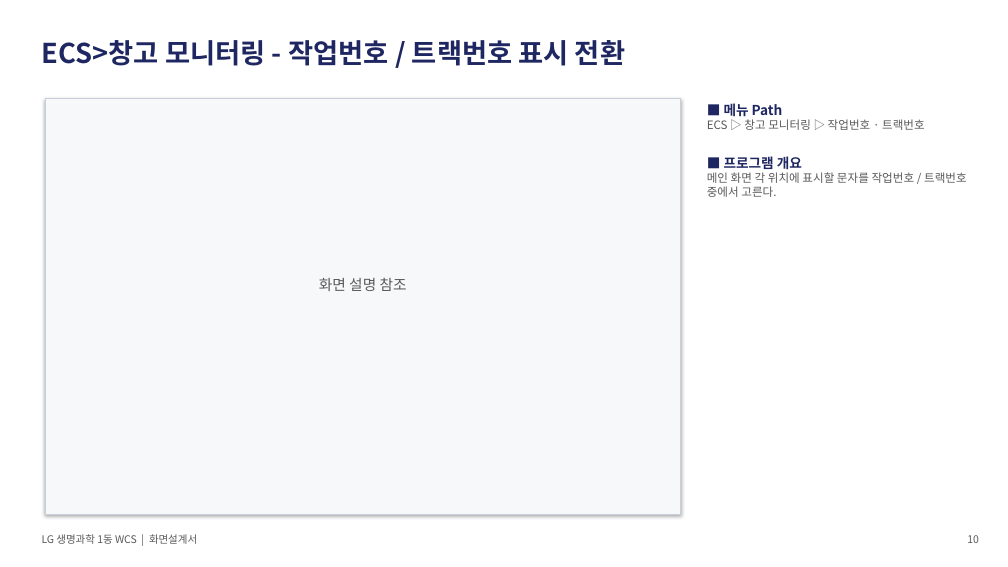
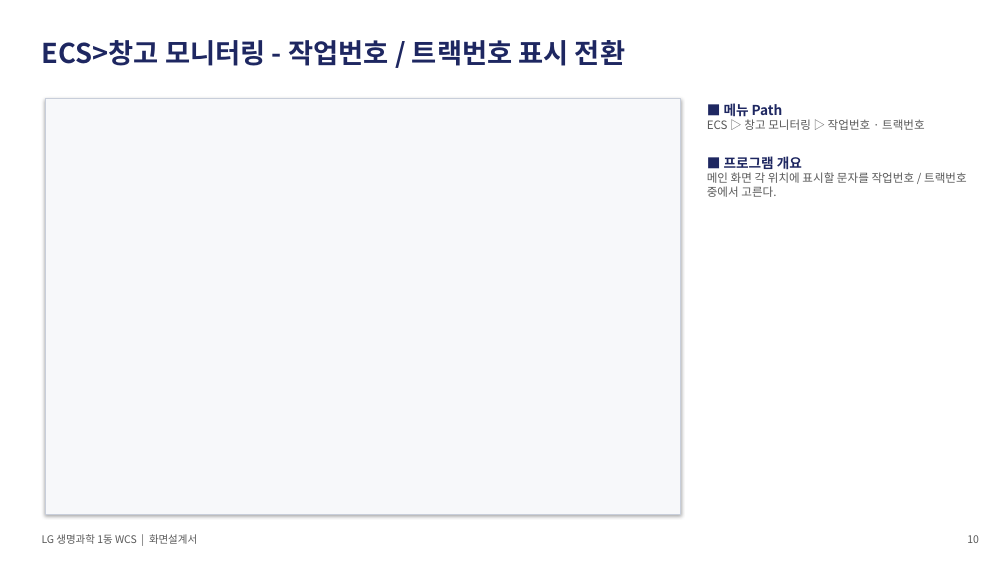
Before and after one commit to yeorijby-coder/LGLS_ALL, a slide deck: slide 10 of docs/산출물_20260904/06_WCS_화면설계서.pptx. Drawn at 1008x567 pixels with LibreOffice and Linux fonts; fonts in the diff are those of the drawing. Boxes give left, top, right and bottom in pixels: in the first picture for what was removed or moved away, otherwise in the second. Text is boxed around its words. In the diff, an @@ line names an element or a change of style, - is before the commit and + after.

```diff
--- a/docs/산출물_20260904/06_WCS_화면설계서.pptx
+++ b/docs/산출물_20260904/06_WCS_화면설계서.pptx
@@ text removed at (319,278,407,291) @@
-화면 설명 참조
```
Also in this commit, not shown: 2 other slides changed, 19 other files.
